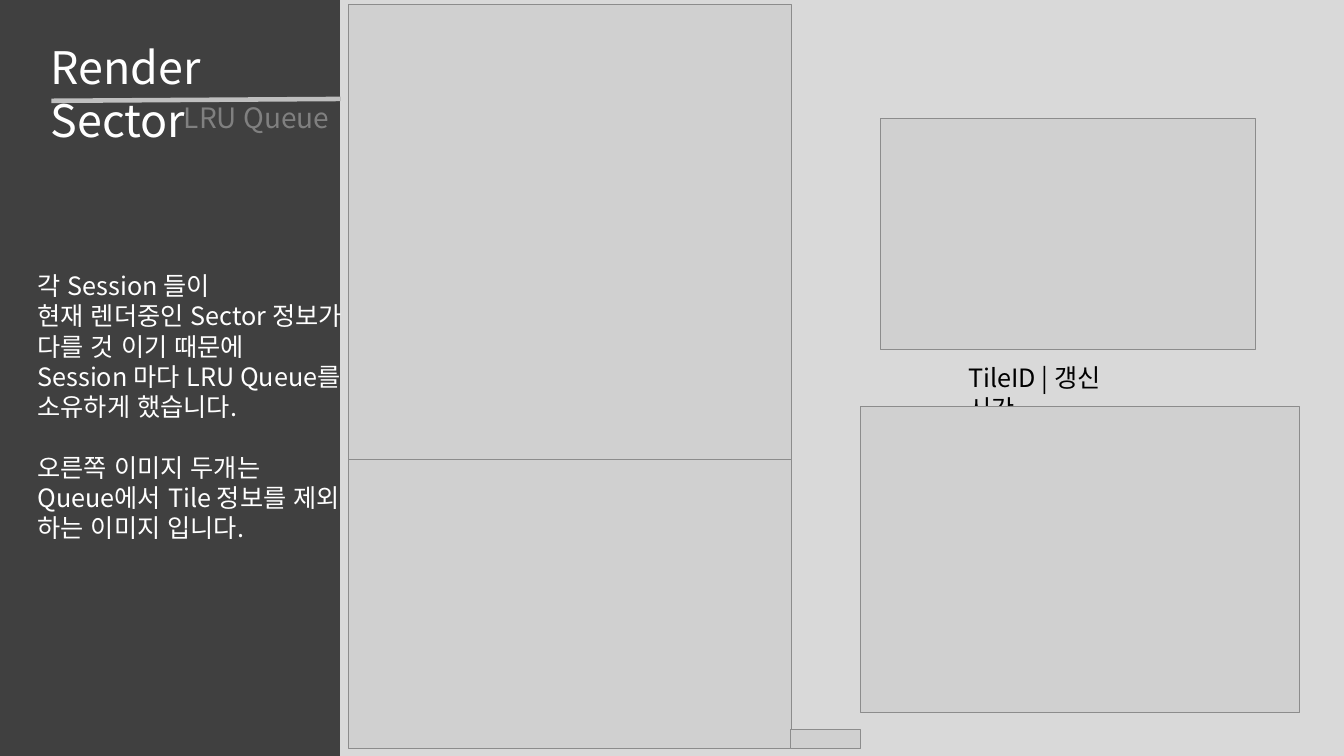
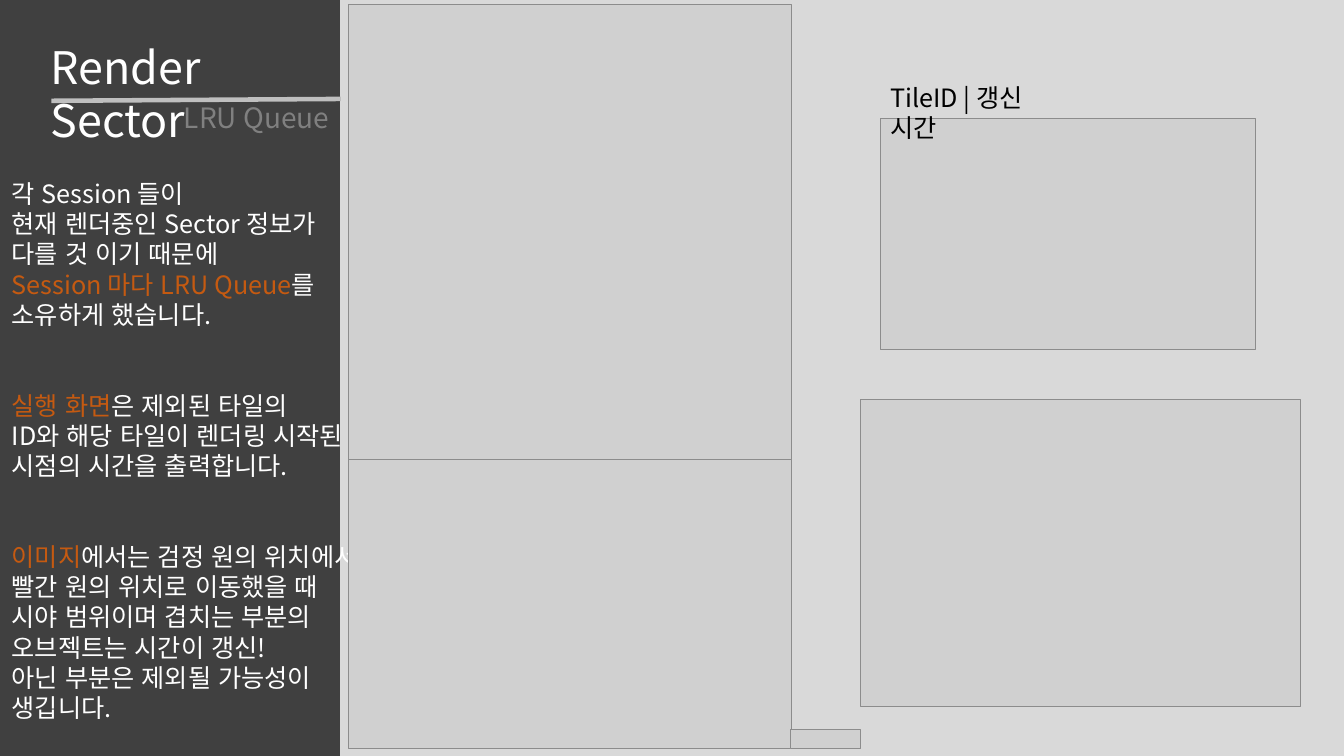
Before and after one commit to roka0105/Team.Yggdrasil_Server, a slide deck: slide 11 of 최예람 포트폴리오.pptx (slide 15 before the commit). Drawn at 1344x756 pixels with LibreOffice and Linux fonts; fonts in the diff are those of the drawing; grey boxes stand for pictures. Boxes give left, top, right and bottom in pixels: in the first picture for what was removed or moved away, otherwise in the second. Text is boxed around its words. In the diff, an @@ line names an element or a change of style, - is before the commit and + after.

```diff
--- a/최예람 포트폴리오.pptx
+++ b/최예람 포트폴리오.pptx
@@ text "TileID | 갱신 시간" rewrapped from <box>969,366,1100,407</box> to <box>890,86,1022,139</box> @@
@@ text "각 Session 들이": place and size @@
-text "각 Session 들이" at <box>38,274,342,539</box>
+text "각 Session 들이" at <box>12,182,358,719</box>
@@ text at <box>12,273,314,299</box>: text colour #FFFFFF to #C55A11 in "Session 마다 LRU Queue를" @@
@@ text at <box>12,394,358,719</box>: text changed @@
-오른쪽 이미지 두개는
-Queue에서 Tile 정보를 제외
-하는 이미지 입니다.
+실행 화면은 제외된 타일의
+ID와 해당 타일이 렌더링 시작된
+시점의 시간을 출력합니다.
+이미지에서는 검정 원의 위치에서
+빨간 원의 위치로 이동했을 때
+시야 범위이며 겹치는 부분의
+오브젝트는 시간이 갱신!
+아닌 부분은 제외될 가능성이
+생깁니다.
@@ picture: place and size @@
-picture at <box>861,406,1301,713</box>
+picture at <box>861,399,1301,706</box>
```
Also in this commit, not shown: 12 other slides changed, 3 slides added, 4 other files.
